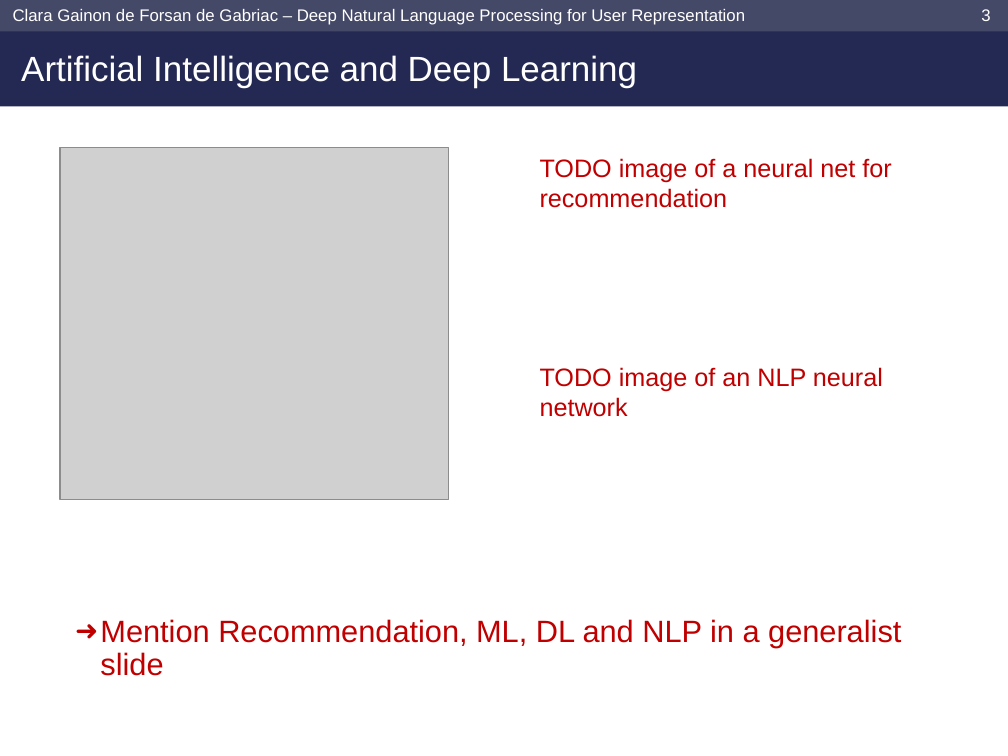
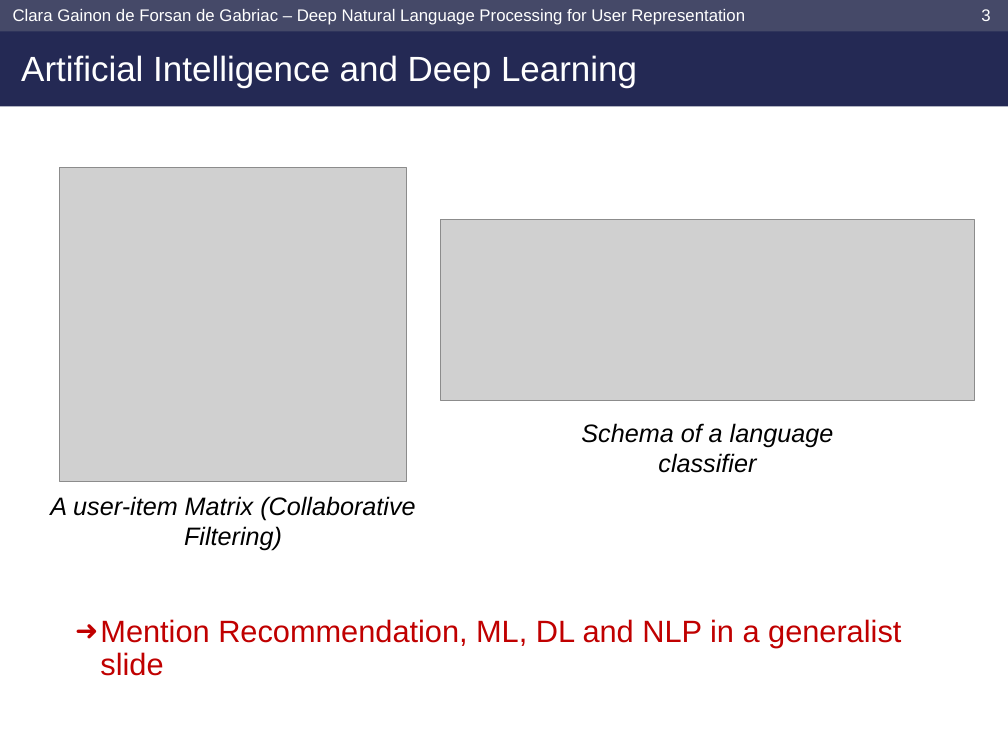
Before and after one commit to clara-gdef/defense, a slide deck: slide 4 of defense.pptx. Drawn at 1008x756 pixels with LibreOffice and Linux fonts; fonts in the diff are those of the drawing; grey boxes stand for pictures; background and template pictures are left out. Boxes give left, top, right and bottom in pixels: in the first picture for what was removed or moved away, otherwise in the second. Text is boxed around its words. In the diff, an @@ line names an element or a change of style, - is before the commit and + after.

```diff
--- a/defense.pptx
+++ b/defense.pptx
@@ picture: place and size @@
-picture at <box>60,147,449,499</box>
+picture at <box>60,167,406,482</box>
@@ text removed at <box>540,158,891,208</box> @@
-TODO image of a neural net for recommendation
@@ picture added at <box>440,220,975,400</box> @@
@@ text removed at <box>540,367,883,417</box> @@
-TODO image of an NLP neural network
@@ text added at <box>581,423,834,473</box>, 18 pt, text #000000, italic @@
+Schema of a language classifier
@@ text added at <box>50,496,415,551</box>, 18 pt, text #000000, italic @@
+A user-item Matrix (Collaborative Filtering)
```
Also in this commit, not shown: 20 other slides changed, 9 slides added, 3 slides removed.
